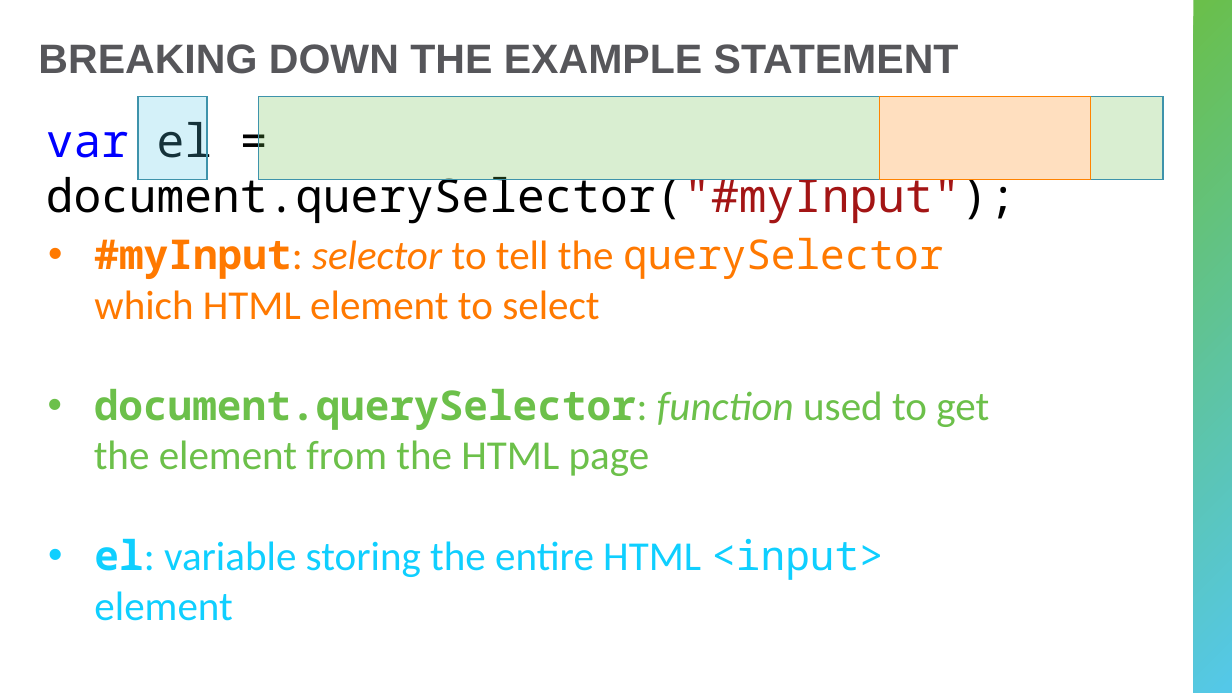
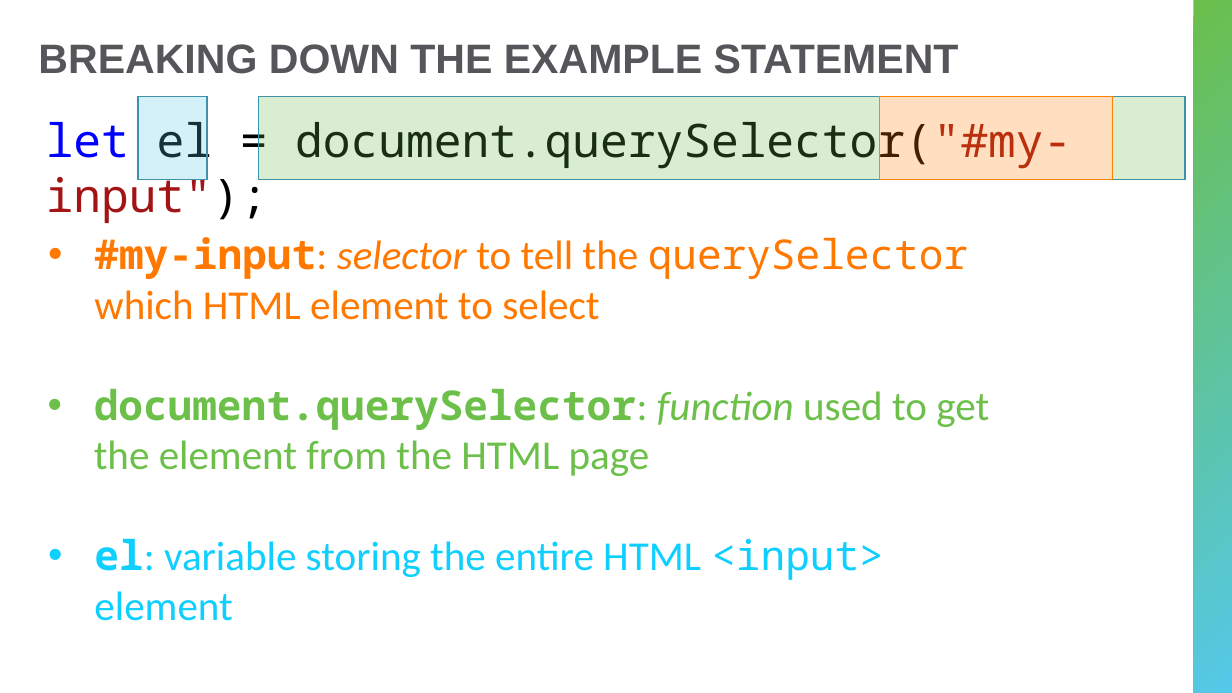
Before and after one commit to hytechclub/web-102, a slide deck: slide 8 of Week06/DomManipulationIntro.pptx. Drawn at 1232x693 pixels with LibreOffice and Linux fonts; fonts in the diff are those of the drawing. Boxes give left, top, right and bottom in pixels: in the first picture for what was removed or moved away, otherwise in the second. Text is boxed around its words. In the diff, an @@ line names an element or a change of style, - is before the commit and + after.

```diff
--- a/Week06/DomManipulationIntro.pptx
+++ b/Week06/DomManipulationIntro.pptx
@@ text at [46,114,1071,223]: text changed @@
-var el = document.querySelector("#myInput");
+let el = document.querySelector("#my-input");
@@ rectangle: place and size @@
-rectangle at [880,96,1091,179]
+rectangle at [880,96,1113,179]
@@ rectangle: place and size @@
-rectangle at [1091,96,1164,179]
+rectangle at [1113,96,1186,179]
@@ text at [94,237,968,320]: text changed @@
-• #myInput: selector to tell the querySelector which HTML element to select
+• #my-input: selector to tell the querySelector which HTML element to select
```
Also in this commit, not shown: 5 other slides changed, 1 slide added, 4 other files.
